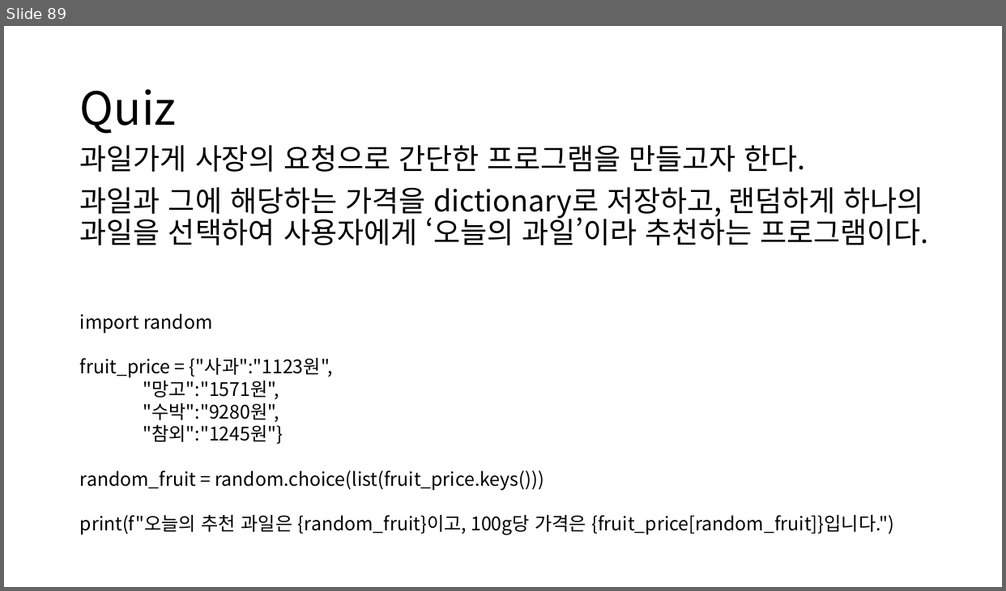
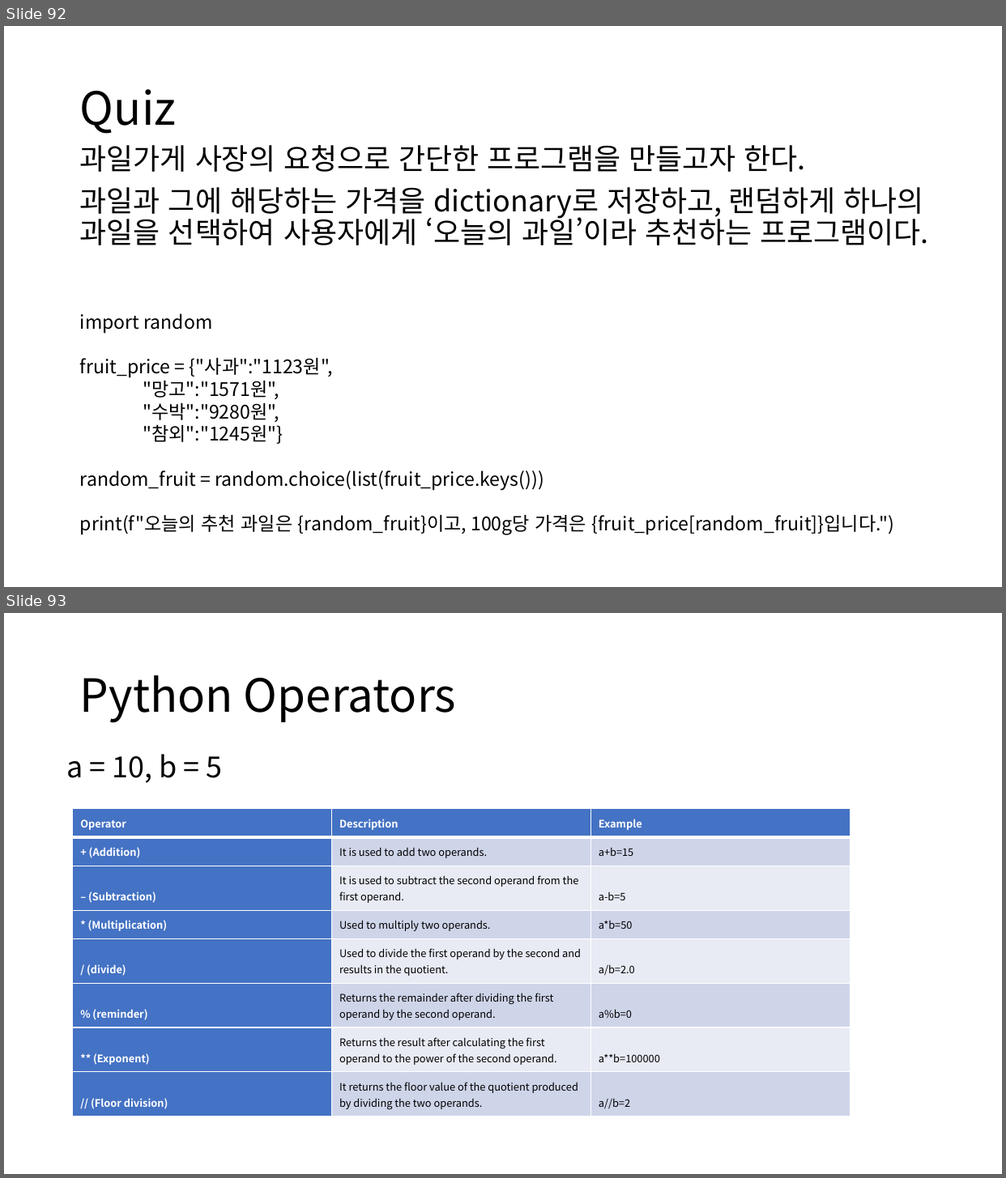
Before and after one commit to HanSeunghyuk/Python_Tutorial, a slide deck: Python Tutorial.pptx. Shown one above the other, each under a label of ours: slide 89 before the commit, slides 92 and 93 after it. The pictures are 1006x591 and 1006x1178 pixels, drawn with LibreOffice and Linux fonts; fonts in the diff are those of the drawing. Boxes give left, top, right and bottom in pixels: in the first picture for what was removed or moved away, otherwise in the second. Text is boxed around its words. In the diff, an @@ line names an element or a change of style, - is before the commit and + after.

```diff
--- a/Python Tutorial.pptx
+++ b/Python Tutorial.pptx
@@ slide 93 added at <box>4,613,1002,1174</box>, background #FFFFFF @@
@@ title added at <box>80,675,456,723</box>, 44 pt, text #000000 @@
+Python Operators
@@ text added at <box>66,754,223,783</box>, 28 pt, text #000000 @@
+a = 10, b = 5
@@ table added at <box>73,809,850,1113</box>, 8 rows, 3 columns @@
+Operator | Description | Example
++ (Addition) | It is used to add two operands. | a+b=15
+– (Subtraction) | It is used to subtract the second operand from the first operand. | a-b=5
+* (Multiplication) | Used to multiply two operands. | a*b=50
+/ (divide) | Used to divide the first operand by the second and results in the quotient. | a/b=2.0
+% (reminder) | Returns the remainder after dividing the first operand by the second operand. | a%b=0
+** (Exponent) | Returns the result after calculating the first operand to the power of the second operand. | a**b=100000
+// (Floor division) | It returns the floor value of the quotient produced by dividing the two operands. | a//b=2
@@ what was slide 89 is now slide 92 @@
```
Also in this commit, not shown: 16 other slides added.
